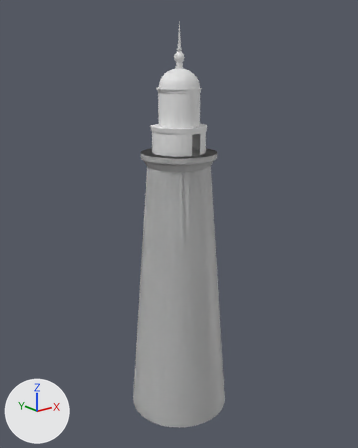
Before and after pictures for a commit that changed the Blender file lighthouse.blend.
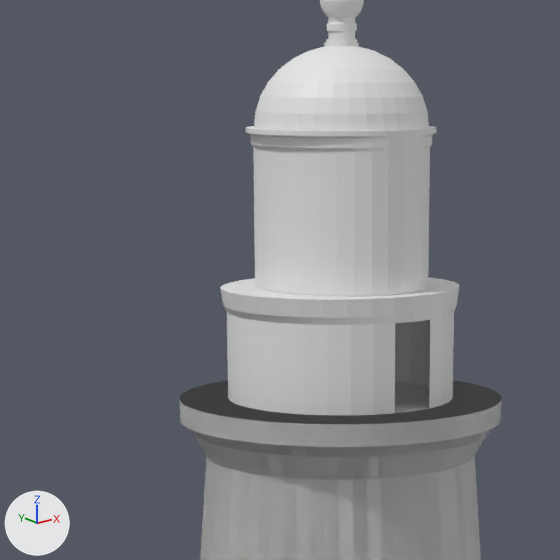
Old and new are each drawn whole from a camera (50 mm lens) standing at (-8.55, -10.36, 0.94) and looking at (-2.74, -3.1, -1.96) and again close up on the part from 27% to 65% of the width and 13% to 43% of the height. The axes (+X, +Y, +Z) are drawn at lower left. The lights are the same throughout.

The older version as bpy lines, for what is in view:
```python
me_cylinder_002 = bpy.data.meshes.new('Cylinder.002')
me_cylinder_002.from_pydata(...)  # 128 vertices, 96 faces; spans x -2.17..2.17, y -2.01..2.01, z -1.0..0.95
me_cylinder_004 = bpy.data.meshes.new('Cylinder.004')
me_cylinder_004.from_pydata(...)  # 192 vertices, 162 faces; spans x -1.14..1.14, y -1.0..1.0, z -1.0..0.86
me_sphere = bpy.data.meshes.new('Sphere')
me_sphere.from_pydata(...)  # 257 vertices, 256 faces; spans x -1.0..1.0, y -1.0..1.0, z 0.0..1.0
ob_cylinder = bpy.data.objects.new('Cylinder', me_cylinder_004)
ob_cylinder.location = (-2.765, -3.13, 0.303)
ob_cylinder.scale = (0.359, 0.409, 0.359)
ob_cylinder_002 = bpy.data.objects.new('Cylinder.002', me_cylinder_002)
ob_cylinder_002.location = (-2.764, -3.125, -0.294)
ob_cylinder_002.scale = (0.249, 0.249, 0.249)
ob_sphere = bpy.data.objects.new('Sphere', me_sphere)
ob_sphere.location = (-2.765, -3.133, 0.613)
ob_sphere.scale = (0.375, 0.375, 0.338)
# also in view: 'Sphere.001' at (-2.76, -3.13, 1.13); 'Cylinder.001' at (-2.76, -3.13, -3.22)
```
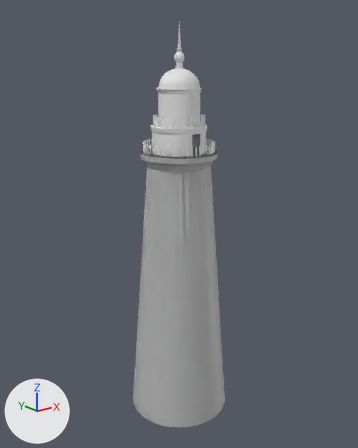
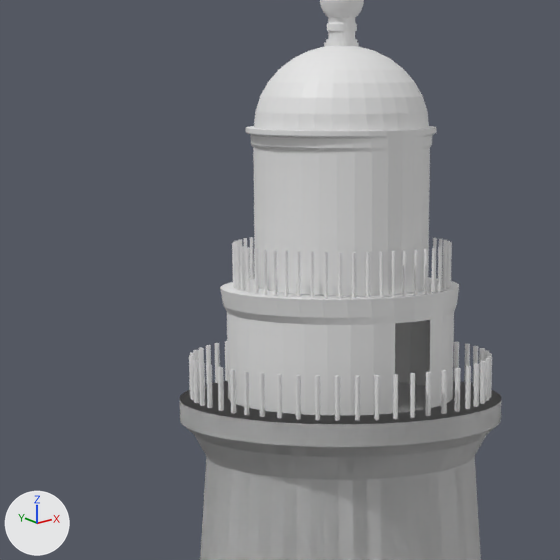
Where the change shows, as pixel boxes (x1, y1, x2, y2) in the close-ups (560 x 560 px):
'Cylinder.004', added
    after: (189, 341, 492, 421)
'Cylinder.005', added
    after: (232, 237, 452, 298)

Diff of the bpy script that builds the scene:
```diff
--- a/lighthouse.blend.py
+++ b/lighthouse.blend.py
@@ me_cylinder_007 @@
+me_cylinder_007.from_pydata(...)  # 816 vertices, 510 faces; spans x -1.197..-0.111, y -0.43..0.656, z -0.12..0.12
@@ me_cylinder_008 @@
+me_cylinder_008.from_pydata(...)  # 816 vertices, 510 faces; spans x -1.197..-0.111, y -0.43..0.656, z -0.12..0.222
@@ ob_cylinder_004 @@
+ob_cylinder_004 = bpy.data.objects.new('Cylinder.004', me_cylinder_007)
+ob_cylinder_004.location = (-1.96, -3.267, -0.444)
+ob_cylinder_004.scale = (1.23, 1.23, 0.759)
@@ ob_cylinder_005 @@
+ob_cylinder_005 = bpy.data.objects.new('Cylinder.005', me_cylinder_008)
+ob_cylinder_005.location = (-2.181, -3.227, 0.009)
+ob_cylinder_005.scale = (0.88, 0.88, 0.543)
```
